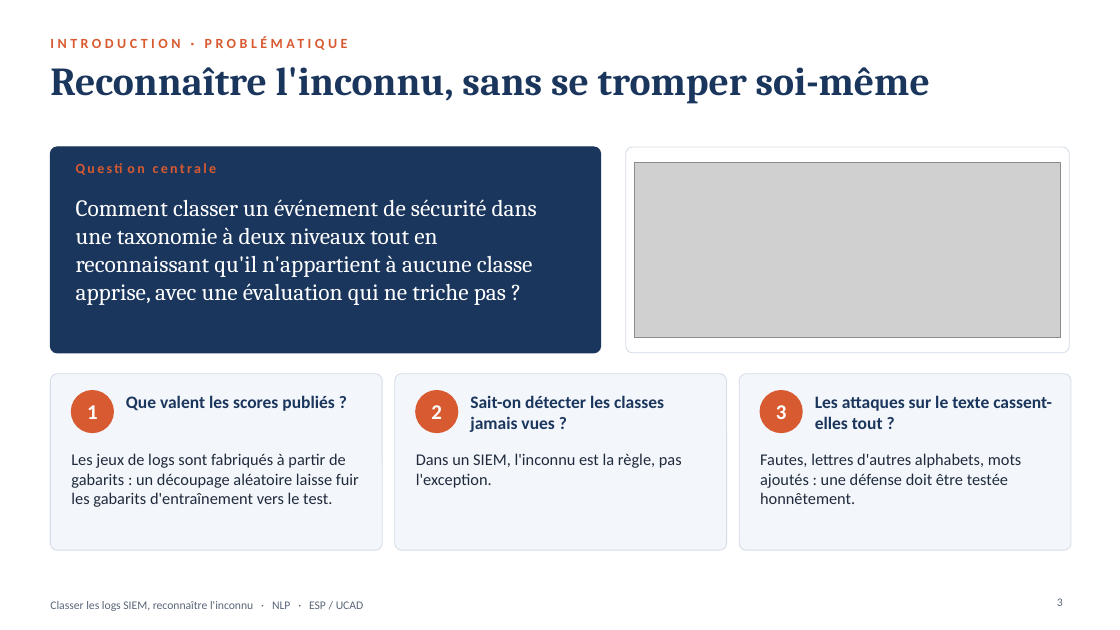
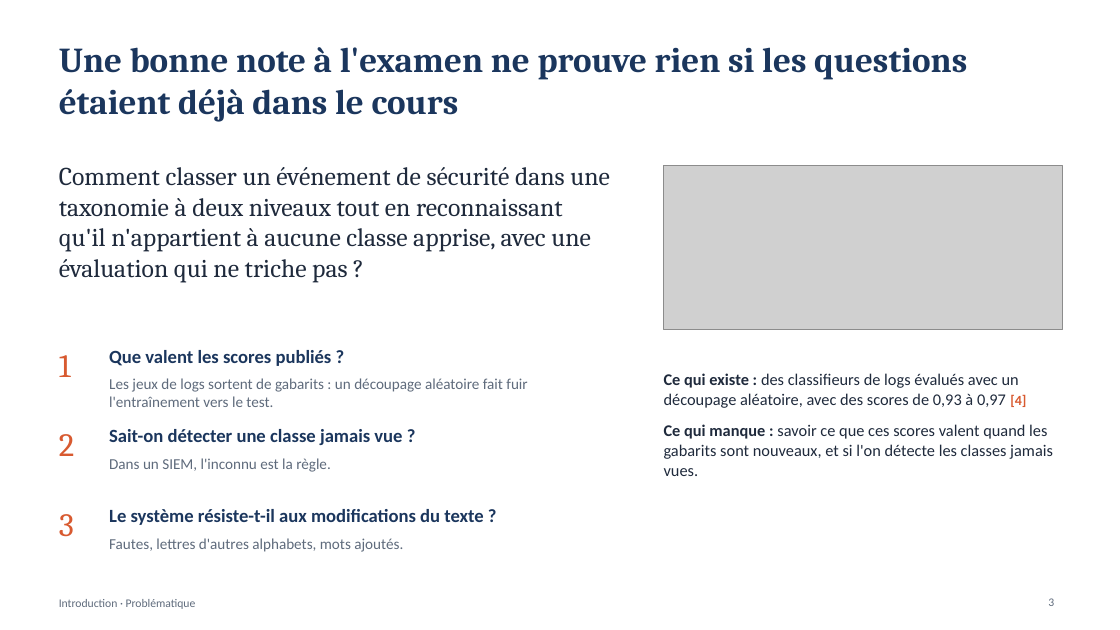
Before and after one commit to MADENIYOU/siem-open-world-log-classification, a slide deck: slide 3 of presentation/Soutenance_SIEM_monde_ouvert.pptx. Drawn at 1120x630 pixels with LibreOffice and Linux fonts; fonts in the diff are those of the drawing; grey boxes stand for pictures. Boxes give left, top, right and bottom in pixels: in the first picture for what was removed or moved away, otherwise in the second. Text is boxed around its words. In the diff, an @@ line names an element or a change of style, - is before the commit and + after.

```diff
--- a/presentation/Soutenance_SIEM_monde_ouvert.pptx
+++ b/presentation/Soutenance_SIEM_monde_ouvert.pptx
@@ title added at [59, 47, 967, 122], 30 pt, text #1B365D, bold @@
+Une bonne note à l'examen ne prouve rien si les questions étaient déjà dans le cours
@@ title removed at [50, 67, 930, 104] @@
-Reconnaître l'inconnu, sans se tromper soi-même
@@ rounded rectangle removed at [50, 147, 601, 353] @@
@@ rounded rectangle removed at [626, 147, 1070, 353] @@
@@ text "Comment classer un événement de ...": place and size @@
-text "Comment classer un événement de ..." at [76, 199, 537, 305]
+text "Comment classer un événement de ..." at [59, 167, 610, 283]
@@ text "Comment classer un événement de ..." at [59, 167, 610, 283]: size 20 to 22 pt, text colour #FFFFFF to #1F2A3C @@
@@ text removed at [76, 160, 571, 185] @@
-Question centrale
@@ picture: place and size @@
-picture at [634, 162, 1061, 338]
+picture at [664, 166, 1063, 329]
@@ text "1": place and size @@
-text "1" at [87, 405, 98, 419]
+text "1" at [59, 355, 71, 377]
@@ text "Que valent les scores publiés ...": place and size @@
-text "Que valent les scores publiés ..." at [126, 395, 334, 411]
+text "Que valent les scores publiés ..." at [109, 350, 332, 366]
@@ text "Que valent les scores publiés ..." at [109, 350, 332, 366]: size 15 to 16 pt @@
@@ rounded rectangle removed at [50, 374, 382, 550] @@
@@ text at [109, 378, 527, 407]: text changed; size 14 to 13 pt; text colour #1F2A3C to #5F6B7C @@
-Les jeux de logs sont fabriqués à partir de gabarits : un découpage aléatoire laisse fuir les gabarits d'entraînement vers le test.
+Les jeux de logs sortent de gabarits : un découpage aléatoire fait fuir l'entraînement vers le test.
@@ rounded rectangle removed at [395, 374, 727, 550] @@
@@ text added at [664, 373, 1053, 476], 14 pt, text #1F2A3C @@
+Ce qui existe : des classifieurs de logs évalués avec un découpage aléatoire, avec des scores de 0,93 à 0,97 [4]
+Ce qui manque : savoir ce que ces scores valent quand les gabarits sont nouveaux, et si l'on détecte les classes jamais vues.
@@ rounded rectangle removed at [739, 374, 1071, 550] @@
@@ ellipse removed at [71, 391, 113, 433] @@
@@ ellipse removed at [416, 391, 458, 433] @@
@@ ellipse removed at [760, 391, 802, 433] @@
@@ text removed at [815, 395, 1052, 429] @@
-Les attaques sur le texte cassent-elles tout ?
@@ text "2": place and size @@
-text "2" at [431, 405, 442, 419]
+text "2" at [59, 434, 74, 456]
@@ text at [109, 429, 402, 445]: text changed; size 15 to 16 pt @@
-Sait-on détecter les classes jamais vues ?
+Sait-on détecter une classe jamais vue ?
@@ text at [109, 458, 331, 472]: text changed; size 14 to 13 pt; text colour #1F2A3C to #5F6B7C @@
-Dans un SIEM, l'inconnu est la règle, pas l'exception.
+Dans un SIEM, l'inconnu est la règle.
@@ size 18 to 28 pt, font Calibri to Cambria, text colour #FFFFFF to #D85A30, bold off; alignment centre to left; vertical alignment middle to top in 3 elements at [59, 355, 71, 377], [59, 434, 74, 456], [59, 514, 74, 537] @@
@@ text "3": place and size @@
-text "3" at [776, 405, 787, 419]
+text "3" at [59, 514, 74, 537]
@@ text added at [109, 509, 483, 525], 16 pt, text #1B365D, bold @@
+Le système résiste-t-il aux modifications du texte ?
@@ text at [109, 538, 403, 552]: text changed; size 14 to 13 pt; text colour #1F2A3C to #5F6B7C @@
-Fautes, lettres d'autres alphabets, mots ajoutés : une défense doit être testée honnêtement.
+Fautes, lettres d'autres alphabets, mots ajoutés.
@@ text at [59, 599, 196, 609]: text changed; size 12 to 10 pt; text colour #D85A30 to #5F6B7C; bold off @@
-INTRODUCTION · PROBLÉMATIQUE
+Introduction · Problématique
@@ page number: place and size @@
-page number at [1057, 598, 1063, 606]
+page number at [1048, 598, 1054, 606]
@@ page number at [1048, 598, 1054, 606]: text colour #5A6678 to #5F6B7C @@
@@ text removed at [50, 601, 364, 611] @@
-Classer les logs SIEM, reconnaître l'inconnu · NLP · ESP / UCAD
```
Also in this commit, not shown: 13 other slides changed, 3 slides added, 2 slides removed, 2 other files.
